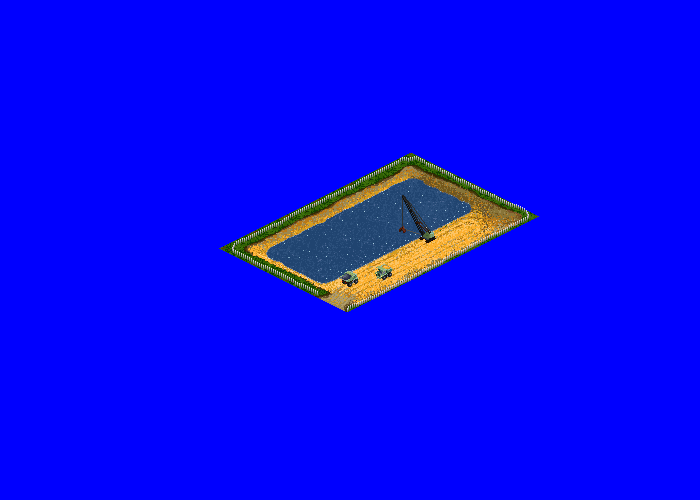
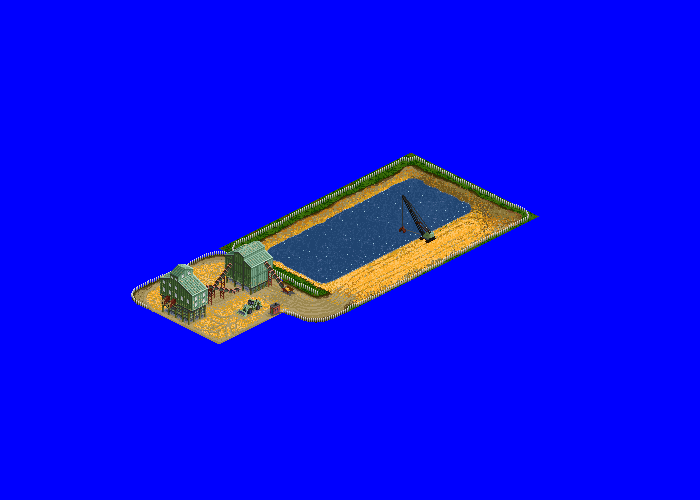
Layers edited between the first and the second (700, 500) image:
showed group "Processor layout 1" (36 layers) over [131, 241, 347, 344]
showed group "corner top" (2 layers) over [187, 251, 251, 280]
hid "trucks" (3rd of 3, in "pit") over [338, 264, 393, 287]
